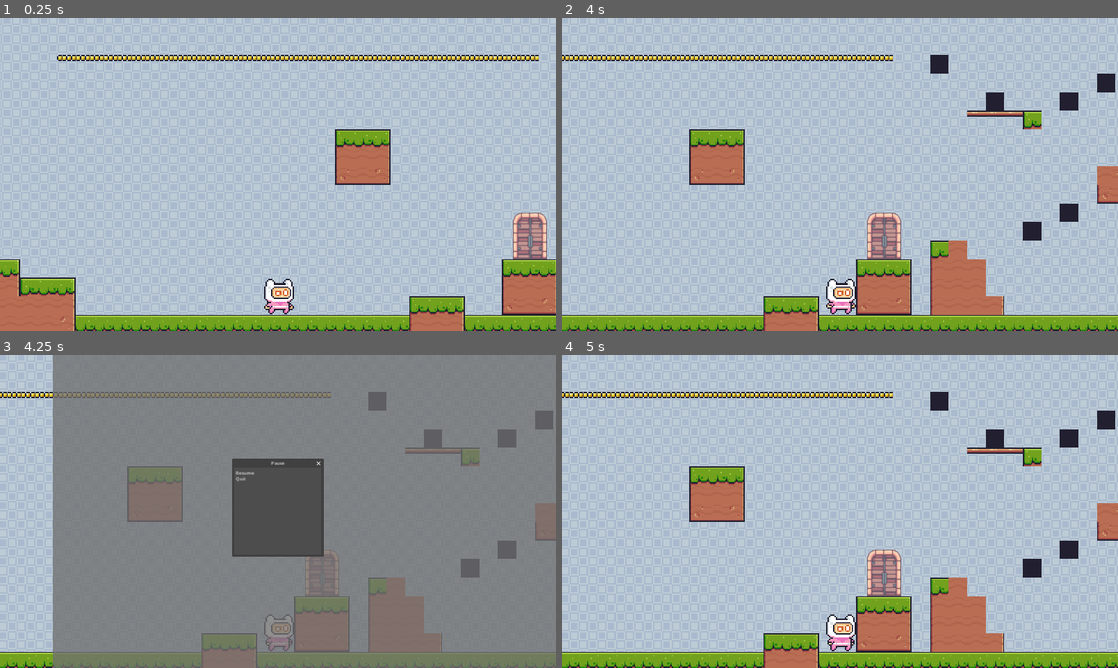
Above: before the commit, frames 1-4 (two rows, left to right).
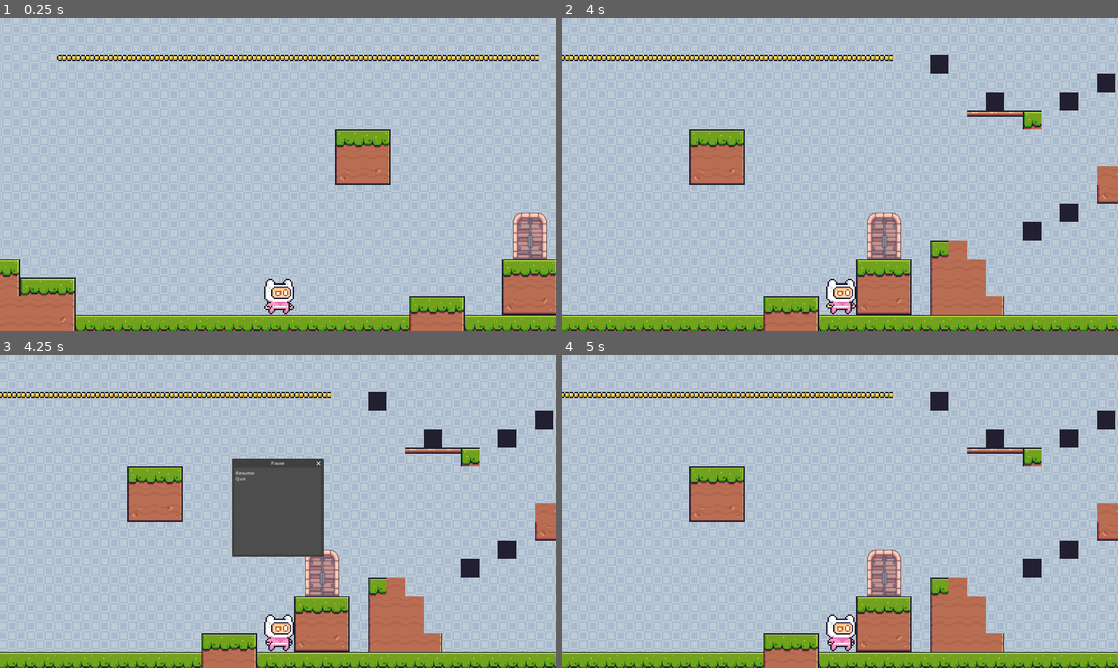
Above: after the commit, the same moments.

Repository: TheBlackDragon4/HS-GameJam2024-Platform-Conquest-Unitys-Fall
Game: Godot game, scene res://worlds/overworld/scenes/overworld.tscn
The game is run twice, just before and just after one commit, with the same random seed, the same clock (stepped at 60 frames per second) and the same inputs.
Inputs:
- Up to frame 1 (0.25 s): no input
- Up to frame 2 (4 s): tap Enter (ui_accept) at 0.5 s; hold D (right) 0.53-2.03 s; tap Space (jump) at 0.77, 1.52, 3.02, 3.77 s; hold A (left) 2.03-2.78 s; hold D (right) from 2.78 s (still down)
- Up to frame 3 (4.25 s): keep holding D (right); tap Escape (pause_game) at 4.15 s
- Up to frame 4 (5 s): release D (right) at 4.25 s; click "Resume" at 4.25 s

Frames 1-2 are identical in both runs. In frame 3, 85% of the frame differs, in the area x 9-100%, y 0-100%; in frame 4, nothing differs.

Commit message:
disabled blur on game paused
-disabled blur because it doesn't move with the camera

Diff:
--- a/worlds/overworld/scripts/overworld.gd
+++ b/worlds/overworld/scripts/overworld.gd
@@ -30,14 +30,16 @@
 
 	if Input.is_action_just_pressed("pause_game"):
 		pause_window.visible = !pause_window.visible
-		pause_window_blur.visible = !pause_window_blur.visible
+		#blur disabled becaused its static, but the camera moves
+		#pause_window_blur.visible = !pause_window_blur.visible
 		Global.game_freeze = !Global.game_freeze
 
 
 
 func _on_button_resume_pressed():
 	pause_window.visible = !pause_window.visible
-	pause_window_blur.visible = !pause_window_blur.visible
+	#blur disabled becaused its static, but the camera moves
+	#pause_window_blur.visible = !pause_window_blur.visible
 	Global.game_freeze = !Global.game_freeze
 
 
